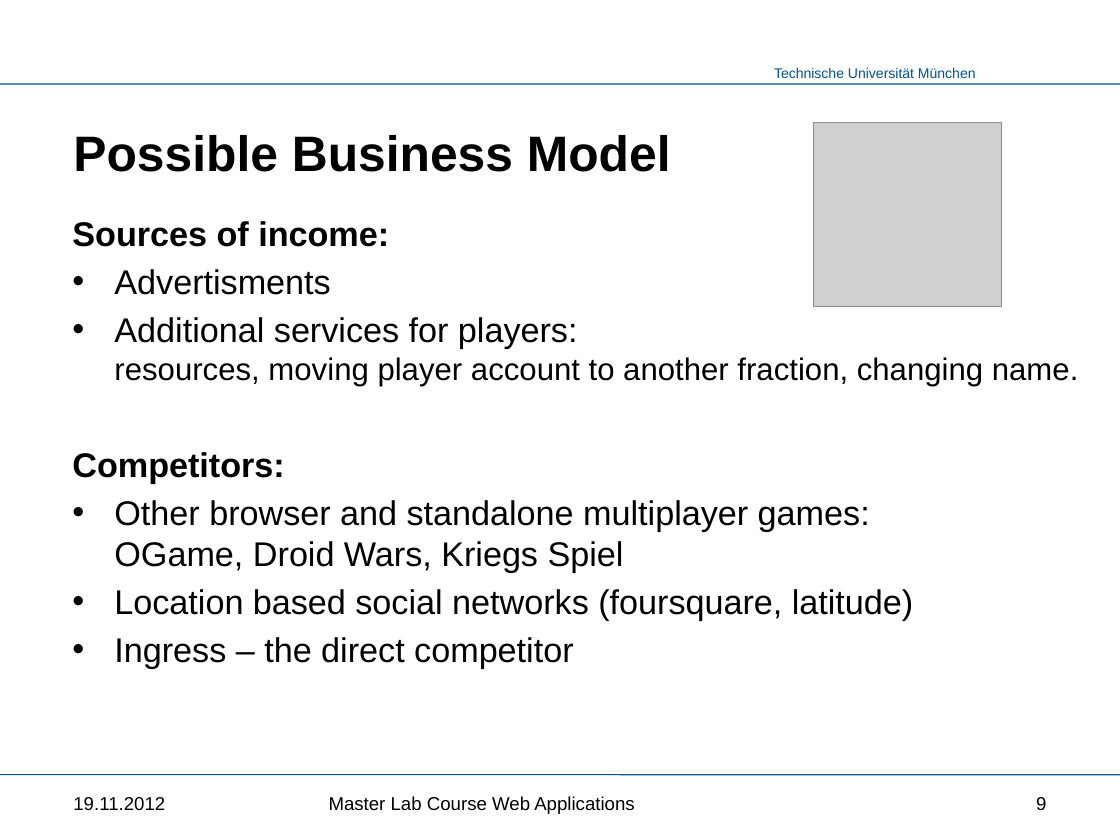
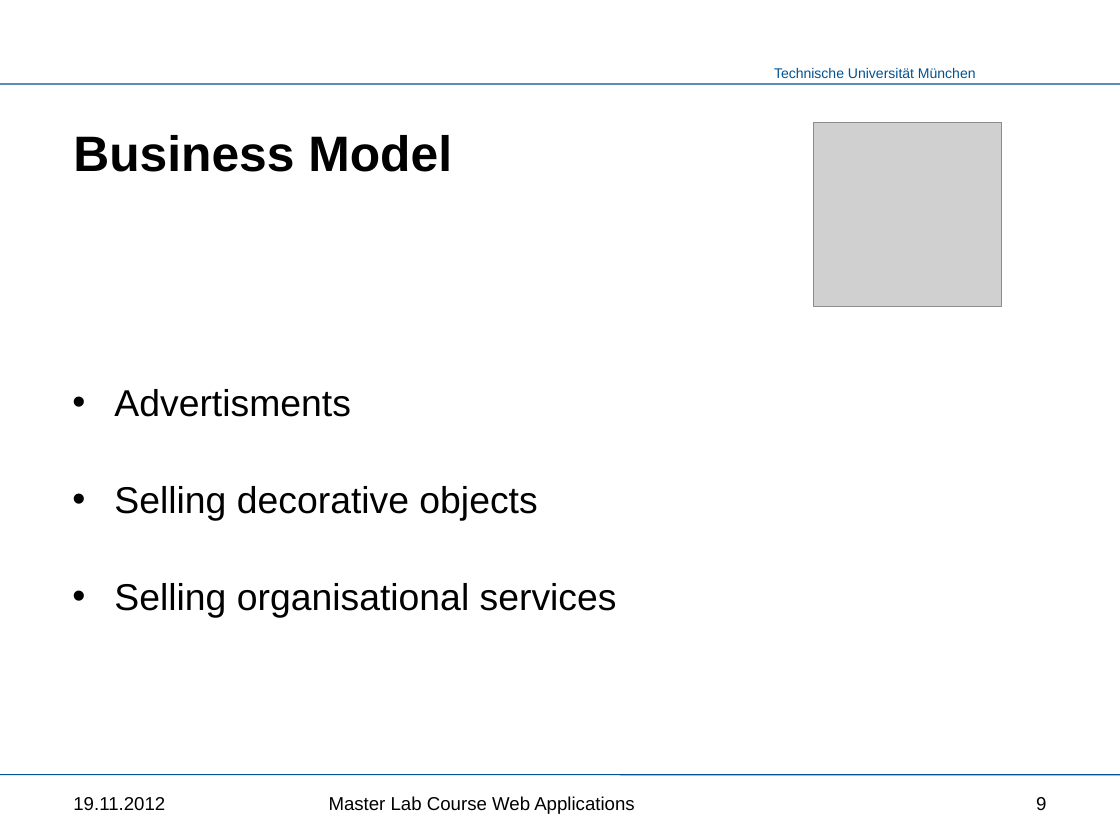
Before and after one commit to kneczaj/pi-puppids, a slide deck: slide 9 of docs/group4_project_presentation.pptx. Drawn at 1120x840 pixels with LibreOffice and Linux fonts; fonts in the diff are those of the drawing; grey boxes stand for pictures; background and template pictures are left out. Boxes give left, top, right and bottom in pixels: in the first picture for what was removed or moved away, otherwise in the second. Text is boxed around its words. In the diff, an @@ line names an element or a change of style, - is before the commit and + after.

```diff
--- a/docs/group4_project_presentation.pptx
+++ b/docs/group4_project_presentation.pptx
@@ title at <box>73,135,452,172</box>: text changed @@
-Possible Business Model
+Business Model
@@ text "Advertisments" at <box>114,389,617,618</box>: vertical alignment top to middle @@
@@ text at <box>72,221,389,247</box>: paragraph removed @@
-Sources of income:
@@ text at <box>114,389,350,417</box>: size 22 to 24 pt in "Advertisments"; line spacing 1 to 2 @@
@@ text removed at <box>72,452,914,669</box> @@
-Competitors:
-• Other browser and standalone multiplayer games:
-  OGame, Droid Wars, Kriegs Spiel
-• Location based social networks (foursquare, latitude)
-• Ingress – the direct competitor
@@ text at <box>114,486,617,618</box>: text changed; size 20 to 24 pt @@
-• Additional services for players:
-  resources, moving player account to another fraction, changing name.
+• Selling decorative objects
+• Selling organisational services
```
Also in this commit, not shown: 5 other slides changed, 2 slides added.
